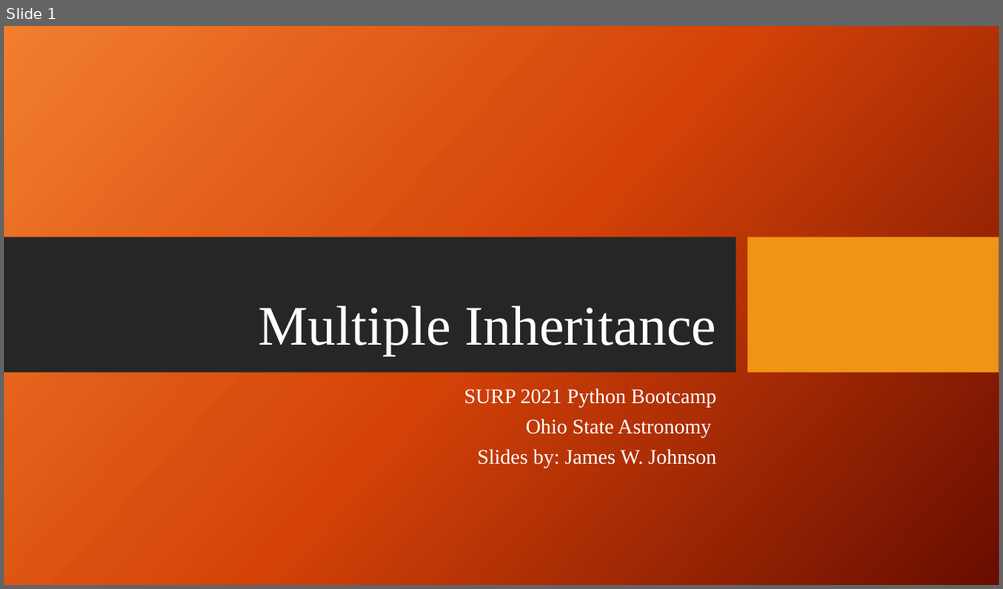
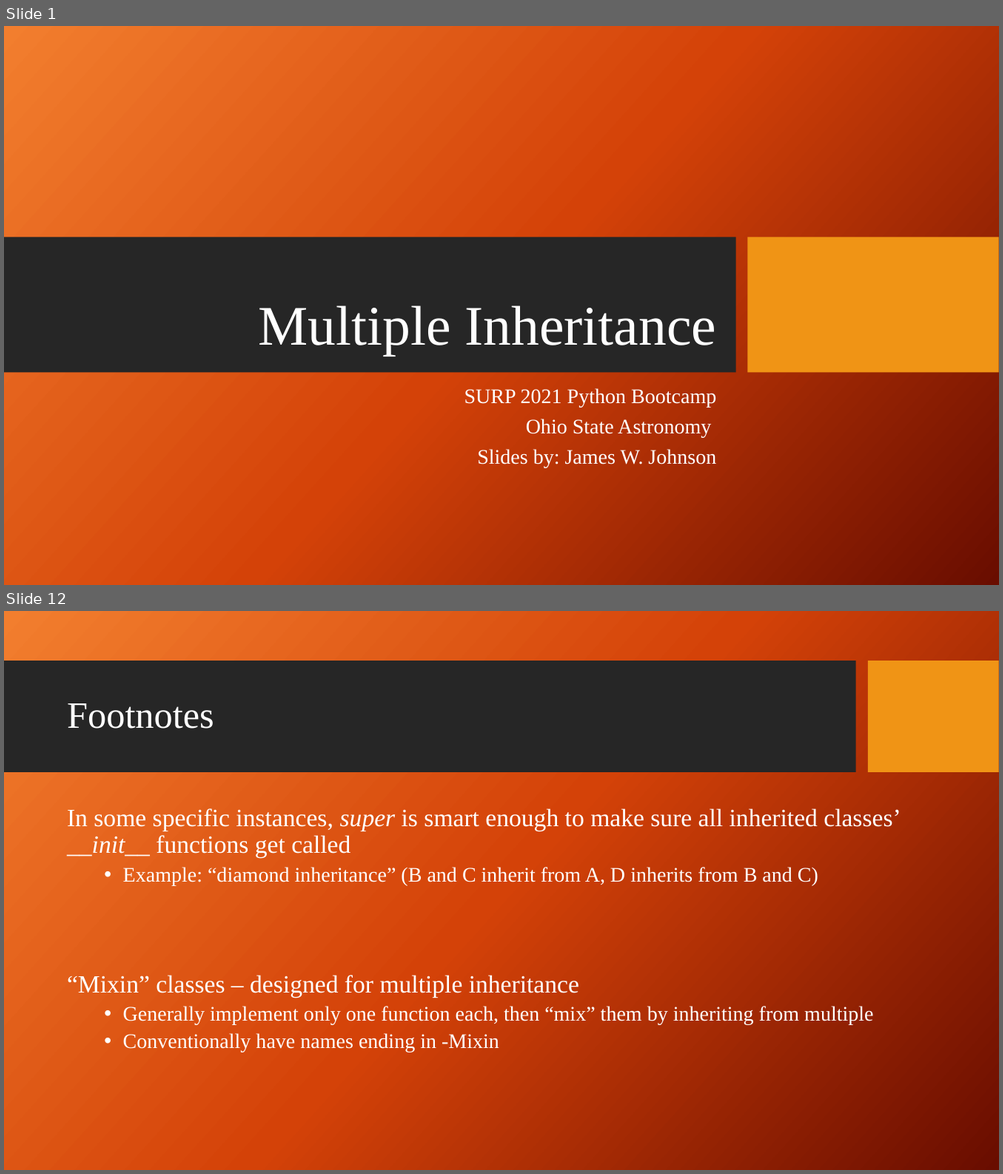
Before and after one commit to giganano/PythonBootcamp, a slide deck: slides/multiple_inheritance.pptx. Shown one above the other, each under a label of ours: slide 1 before the commit, slides 1 and 12 after it; the slides between them are not shown. The pictures are 1003x589 and 1003x1174 pixels, drawn with LibreOffice and Linux fonts; fonts in the diff are those of the drawing; background and template pictures are left out. Boxes give left, top, right and bottom in pixels: in the first picture for what was removed or moved away, otherwise in the second. Text is boxed around its words. In the diff, an @@ line names an element or a change of style, - is before the commit and + after.

Commit message:
slides: multiple inheritance slides updated

```diff
--- a/slides/multiple_inheritance.pptx
+++ b/slides/multiple_inheritance.pptx
@@ slide 12 added at box(4, 611, 999, 1170), background picture (left out) @@
@@ rectangle added at box(4, 661, 855, 773), fill #262626 @@
@@ rectangle added at box(868, 661, 999, 773), fill #F09415 @@
@@ title added at box(67, 703, 214, 729), 36 pt, text #FFFFFF @@
+Footnotes
@@ text added at box(67, 809, 900, 1053), 20 pt, text #FFFFFF @@
+In some specific instances, super is smart enough to make sure all inherited classes’ __init__ functions get called
+  • Example: “diamond inheritance” (B and C inherit from A, D inherits from B and C)
+“Mixin” classes – designed for multiple inheritance
+  • Generally implement only one function each, then “mix” them by inheriting from multiple
+  • Conventionally have names ending in -Mixin
```
Also in this commit, not shown: 5 slides changed, 6 other slides added, 4 slides removed.
